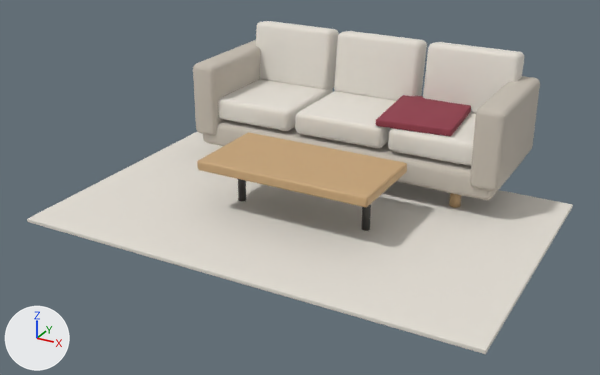
An edit to the glTF model app/public/assets/models/sofa.glb, drawn before and after from the same camera.
Camera for both pictures: a 50 mm lens placed at (2.21, -4.86, 2.22), pointed at (-0.03, -0.78, 0.18). The lights are fixed; the arrows at lower left show +X, +Y and +Z. The older version comes first. Where no turn or scale is listed for an object, it has been applied to the vertices.

The scene before the commit, as lines of its bpy script (objects in view):
```python
ob_accent_coffee_leg = bpy.data.objects.new('ACCENT coffee leg', me_柱体)
ob_accent_coffee_leg.location = (-0.43, -0.815, 0.16)
ob_accent_coffee_leg_001 = bpy.data.objects.new('ACCENT coffee leg.001', me_柱体_001)
ob_accent_coffee_leg_001.location = (0.43, -0.815, 0.16)
ob_accent_coffee_top = bpy.data.objects.new('ACCENT coffee top', me_立方体_001)
ob_accent_coffee_top.location = (0.0, -0.815, 0.34)
ob_accent_oak_foot = bpy.data.objects.new('ACCENT oak foot', me_柱体_002)
ob_accent_oak_foot.location = (-0.78, -0.245, 0.07)
ob_accent_wool_rug = bpy.data.objects.new('ACCENT wool rug', me_立方体)
ob_accent_wool_rug.location = (0.0, -0.775, 0.015)
ob_canonical_back_1 = bpy.data.objects.new('CANONICAL back 1', me_立方体_006)
ob_canonical_back_1.location = (-0.66, 0.295, 0.68)
ob_canonical_back_1.rotation_euler = (-0.14, 0.0, 0.0)  # degrees (-8, 0, 0)
ob_canonical_back_2 = bpy.data.objects.new('CANONICAL back 2', me_立方体_008)
ob_canonical_back_2.location = (0.0, 0.295, 0.68)
ob_canonical_back_2.rotation_euler = (-0.14, 0.0, 0.0)  # degrees (-8, 0, 0)
ob_canonical_frame = bpy.data.objects.new('CANONICAL frame', me_立方体_002)
ob_canonical_frame.location = (0.0, 0.005, 0.24)
ob_canonical_seat_1 = bpy.data.objects.new('CANONICAL seat 1', me_立方体_005)
ob_canonical_seat_1.location = (-0.66, -0.025, 0.42)
ob_canonical_seat_2 = bpy.data.objects.new('CANONICAL seat 2', me_立方体_007)
ob_canonical_seat_2.location = (0.0, -0.025, 0.42)
# also in view: 'CANONICAL arm' at (-0.99, 0.0, 0.48); 'CANONICAL seat 3' at (0.66, -0.03, 0.42); 'ACCENT throw' at (0.48, -0.05, 0.52); 'CANONICAL arm.001' at (0.99, 0.0, 0.48); 'CANONICAL back 3' at (0.66, 0.29, 0.68)
```
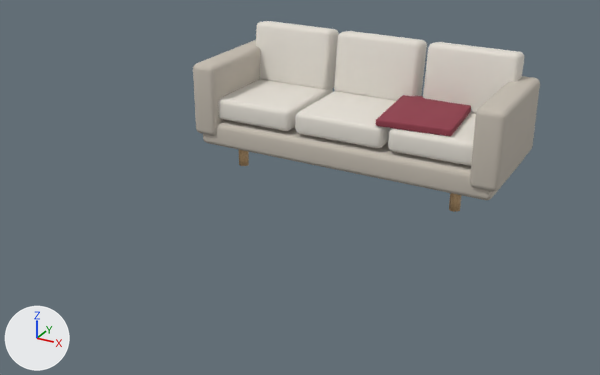
Location of each change, (x1, y1, x2, y2) in pixels of the pictures (600 x 375 px):
'ACCENT wool rug', deleted: before (27, 131, 573, 354)
'ACCENT coffee top', deleted (brown): before (197, 132, 407, 207)
'ACCENT coffee leg.001', deleted (mostly hidden): before (362, 204, 371, 231)
'ACCENT coffee leg', deleted (mostly hidden): before (238, 179, 246, 201)

The change in detail:
Mesh me_柱体_1 is new.
It is a copy of me_柱体_002.
Mesh me_立方体_004_1 is new.
It is a copy of me_立方体_008.
Mesh me_立方体_003_1 is new.
It is a copy of me_立方体_007.
Object 'ACCENT wool rug' (ob_accent_wool_rug) is deleted.
Object 'ACCENT coffee top' (ob_accent_coffee_top) is deleted.
Object 'ACCENT coffee leg' (ob_accent_coffee_leg) is deleted.
Object 'ACCENT coffee leg.001' (ob_accent_coffee_leg_001) is deleted.
Object 'CANONICAL seat 1' (ob_canonical_seat_1) now shows me_立方体_003_1 instead of me_立方体_005.
Object 'CANONICAL back 1' (ob_canonical_back_1) now shows me_立方体_004_1 instead of me_立方体_006.
Object 'CANONICAL seat 2' (ob_canonical_seat_2) now shows me_立方体_005 instead of me_立方体_007.
Object 'CANONICAL back 2' (ob_canonical_back_2) now shows me_立方体_006 instead of me_立方体_008.
Object 'CANONICAL seat 3' (ob_canonical_seat_3) now shows me_立方体_007 instead of me_立方体_009.
Object 'CANONICAL back 3' (ob_canonical_back_3) now shows me_立方体_008 instead of me_立方体_010.
Object 'ACCENT oak foot' (ob_accent_oak_foot) now shows me_柱体_1 instead of me_柱体_002.
Object 'ACCENT oak foot.002' (ob_accent_oak_foot_002) now shows me_柱体_002 instead of me_柱体_004.
